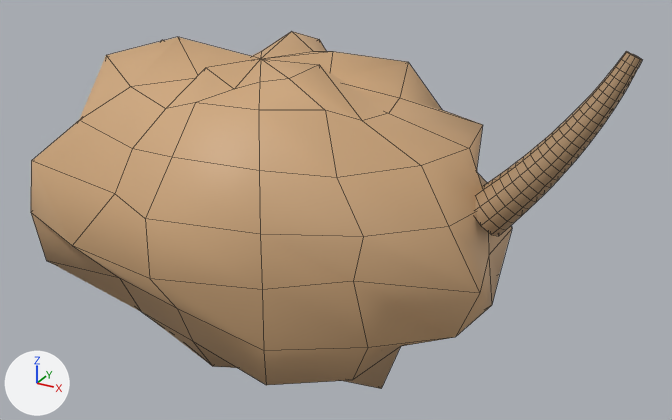
One commit to the FBX model assets/models/tools/RootTuber.fbx: the scene before it, then after it.
Both versions are drawn from a 50 mm camera at (1.29, -1.949, 1.454) aimed at (0.195, 0.042, 0.459). The lights are fixed; the arrows at lower left show +X, +Y and +Z. The picture after the commit comes second. Mesh edges are drawn as thin lines. Where no turn or scale is listed for an object, it has been applied to the vertices.

Names of what the first picture shows: 'Handle', 'Twig'.
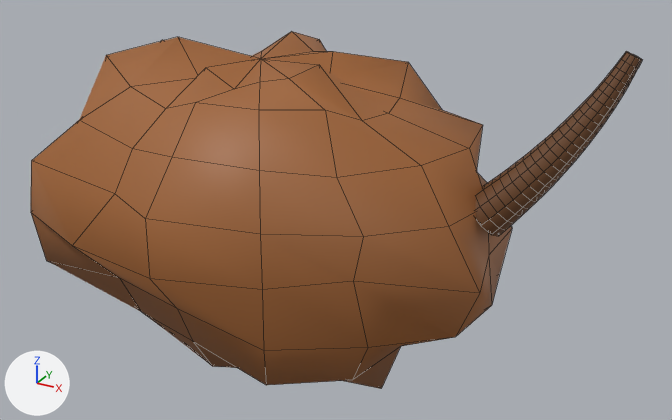
The change in detail:
Material 'Twig' (mat_twig) changes colour from brown #ad8d69 to brown #6b4424; in linear values from (0.42, 0.267, 0.141) to (0.147, 0.0578, 0.0176).
Material 'Body' (mat_body) changes colour from brown #cfa87d to brown #a06434; in linear values from (0.627, 0.392, 0.204) to (0.352, 0.127, 0.0343).

What differs and where, as boxes [x1, y1, x2, y2] in the pictures (672 x 420 px):
'Handle', recoloured (darker): [31, 31, 512, 389] in both
'Twig', recoloured (darker): [476, 51, 642, 236] in both
